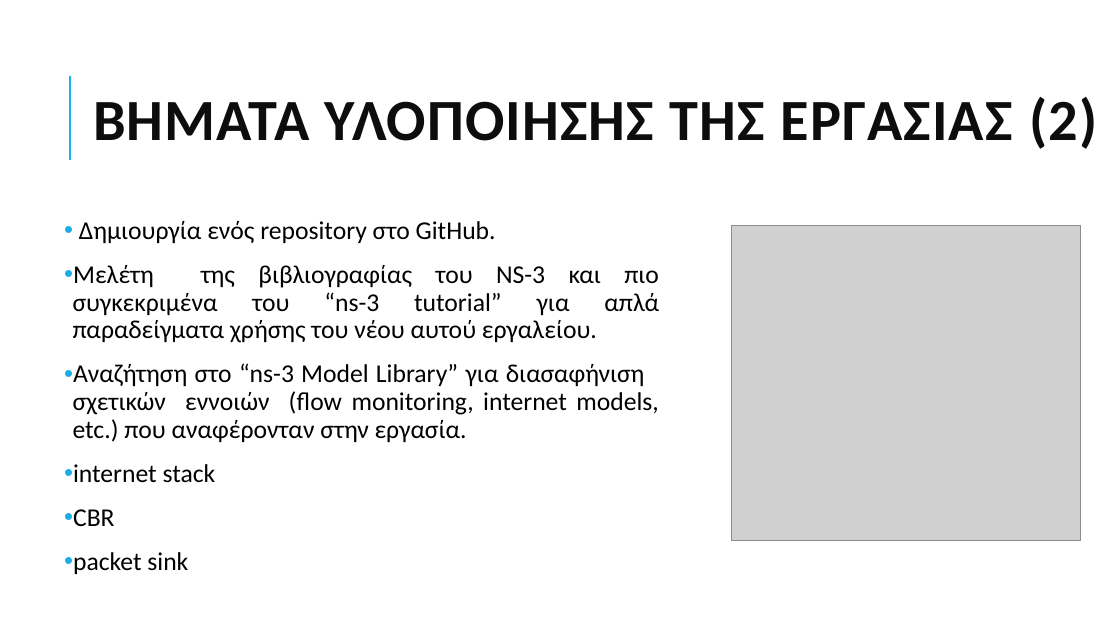
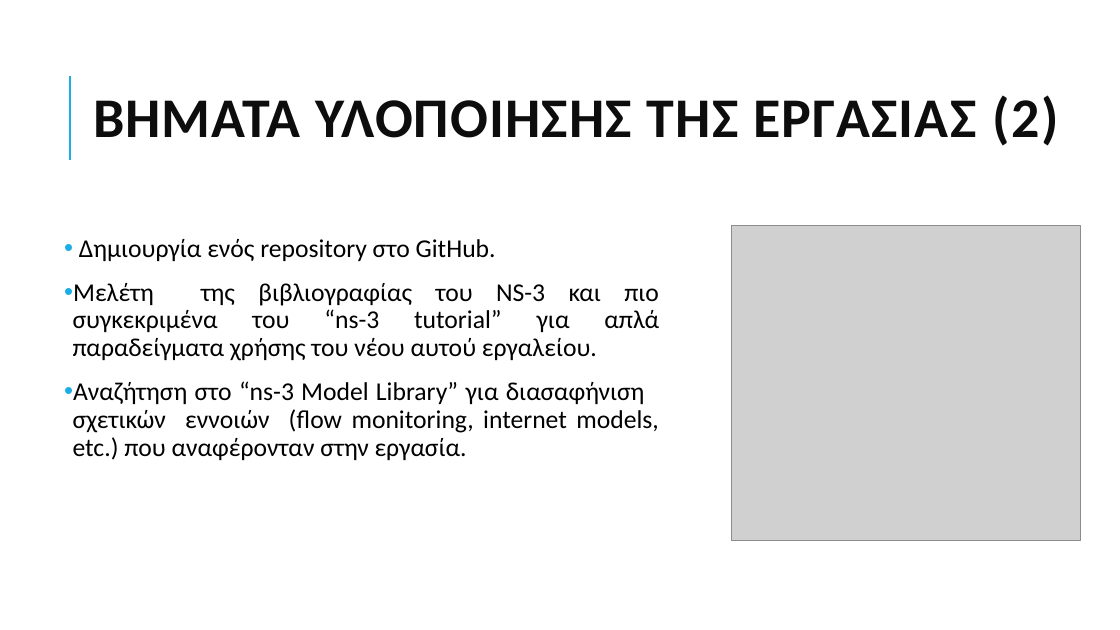
Before and after one commit to grgmyl/Ns3Project, a slide deck: slide 4 of Presentations/Ns-3_presentation_F.pptx (slide 6 before the commit). Drawn at 1120x630 pixels with LibreOffice and Linux fonts; fonts in the diff are those of the drawing; grey boxes stand for pictures. Boxes give left, top, right and bottom in pixels: in the first picture for what was removed or moved away, otherwise in the second. Text is boxed around its words. In the diff, an @@ line names an element or a change of style, - is before the commit and + after.

```diff
--- a/Presentations/Ns-3_presentation_F.pptx
+++ b/Presentations/Ns-3_presentation_F.pptx
@@ title "ΒΗΜΑΤΑ ΥΛΟΠΟΙΗΣΗΣ ΤΗΣ ΕΡΓΑΣΙΑΣ (2)" at (93, 95, 1059, 146): size 50 to 48 pt @@
@@ text "Δημιουργία ενός repository στο GitHub.": place and size @@
-text "Δημιουργία ενός repository στο GitHub." at (73, 221, 659, 574)
+text "Δημιουργία ενός repository στο GitHub." at (73, 239, 659, 460)
@@ text at (73, 464, 216, 574): paragraphs removed @@
-• internet stack
-• CBR
-• packet sink
```
Also in this commit, not shown: 8 other slides changed, 1 slide removed.
